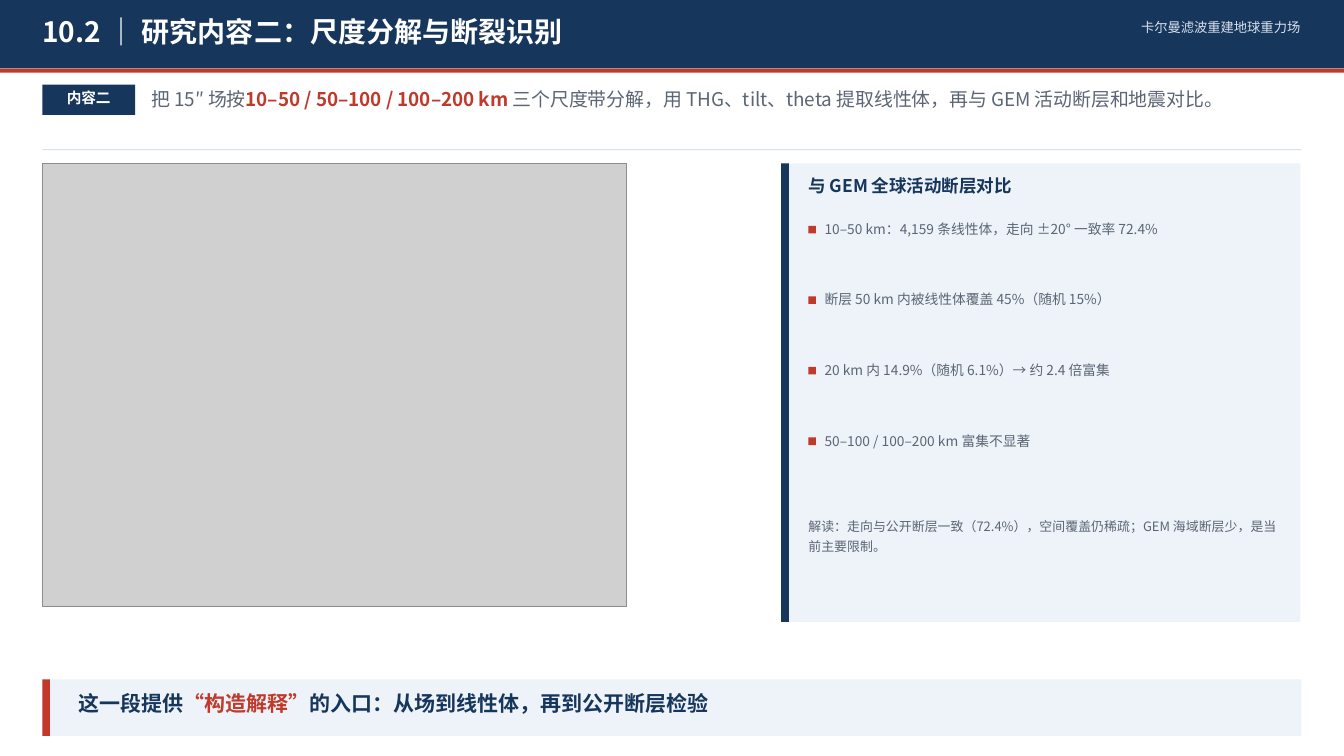
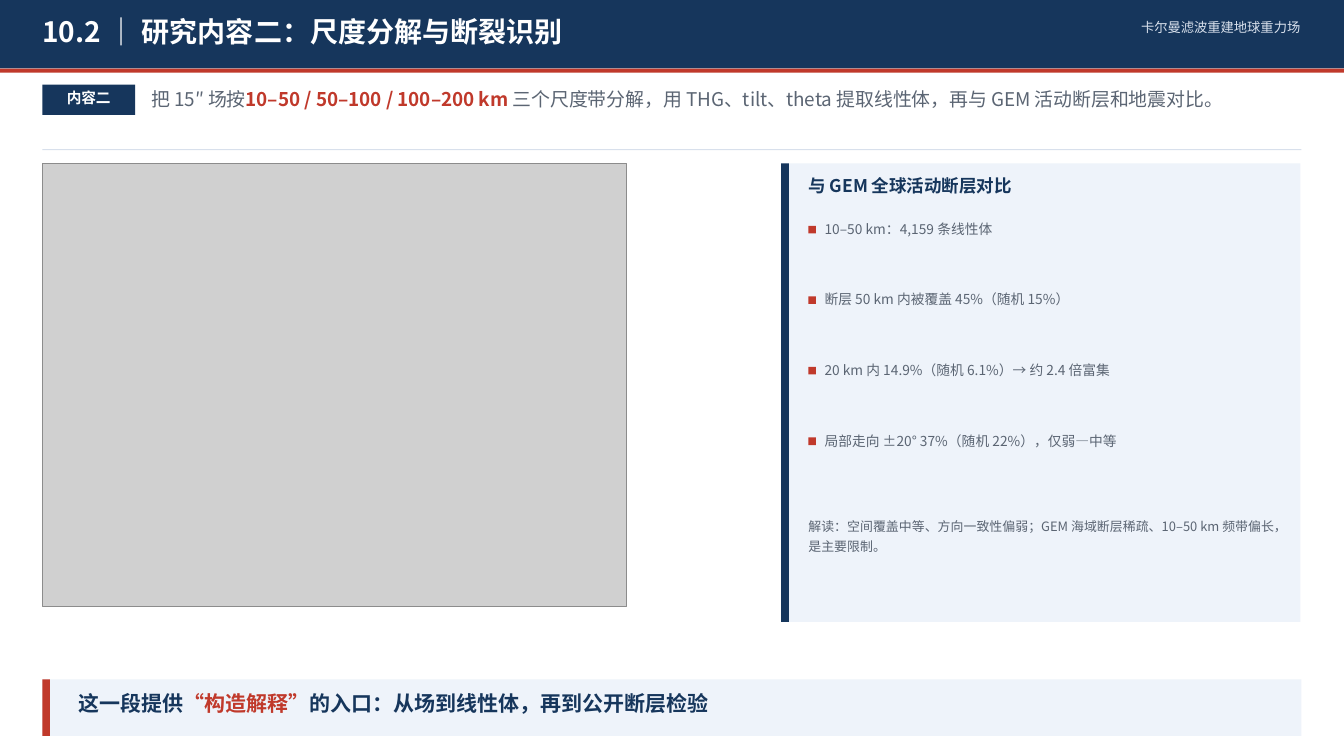
Before and after one commit to shuyunkai/kalman_gravity, a slide deck: slide 2 of ppt/三部分研究内容_三页.pptx. Drawn at 1344x756 pixels with LibreOffice and Linux fonts; fonts in the diff are those of the drawing; grey boxes stand for pictures. Boxes give left, top, right and bottom in pixels: in the first picture for what was removed or moved away, otherwise in the second. Text is boxed around its words. In the diff, an @@ line names an element or a change of style, - is before the commit and + after.

```diff
--- a/ppt/三部分研究内容_三页.pptx
+++ b/ppt/三部分研究内容_三页.pptx
@@ text at box(825, 222, 992, 237): text changed @@
-10–50 km：4,159 条线性体，走向 ±20° 一致率 72.4%
+10–50 km：4,159 条线性体
@@ text at box(825, 292, 1070, 305): text changed @@
-断层 50 km 内被线性体覆盖 45%（随机 15%）
+断层 50 km 内被覆盖 45%（随机 15%）
@@ text at box(825, 434, 1116, 447): text changed @@
-50–100 / 100–200 km 富集不显著
+局部走向 ±20° 37%（随机 22%），仅弱—中等
@@ text at box(808, 520, 1287, 552): text changed @@
-解读：走向与公开断层一致（72.4%），空间覆盖仍稀疏；GEM 海域断层少，是当前主要限制。
+解读：空间覆盖中等、方向一致性偏弱；GEM 海域断层稀疏、10–50 km 频带偏长，是主要限制。
```
Also in this commit, not shown: 4 other files.
